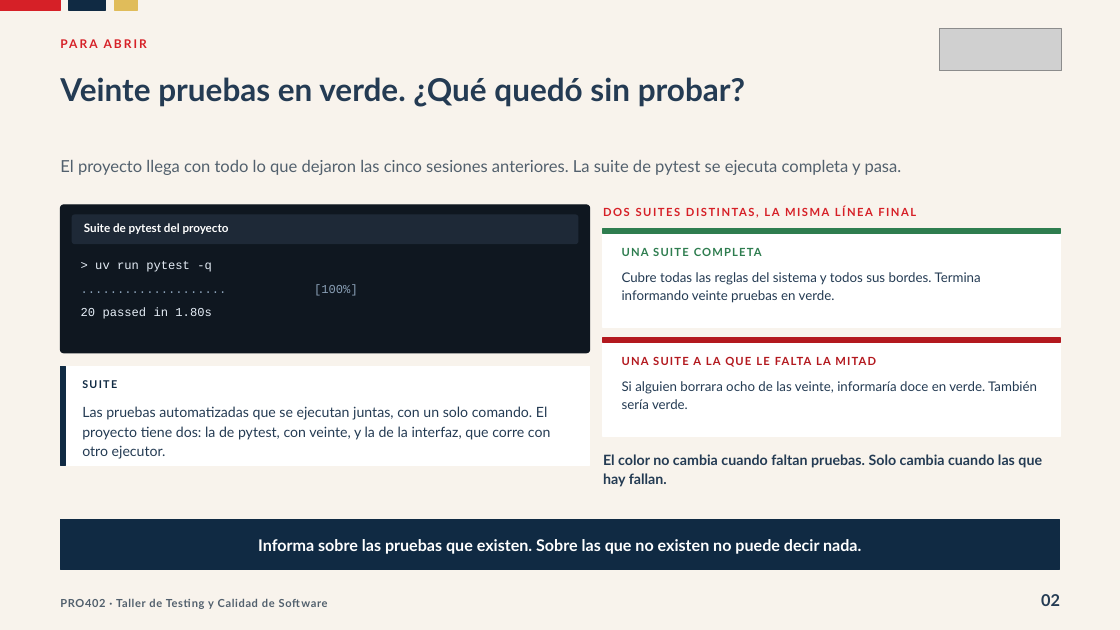
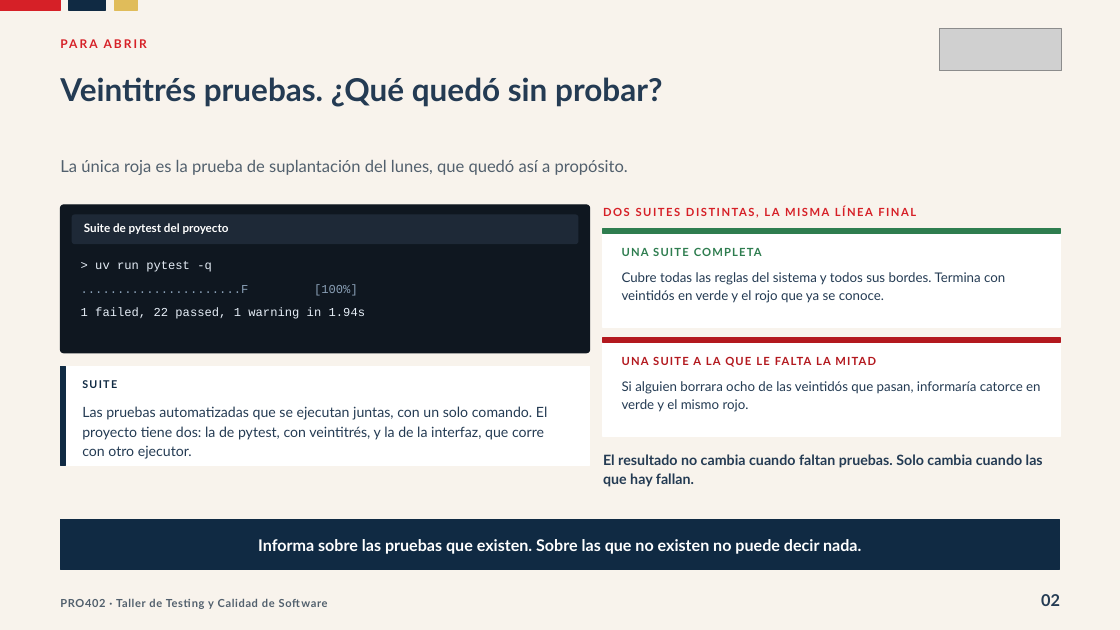
Before and after one commit to Dieg0Code/pro402-taller-de-testing-2026, a slide deck: slide 2 of clases/semana-05/02/ppt/Clase-14-Que-Se-Decidio-Probar.pptx. Drawn at 1120x630 pixels with LibreOffice and Linux fonts; fonts in the diff are those of the drawing; grey boxes stand for pictures. Boxes give left, top, right and bottom in pixels: in the first picture for what was removed or moved away, otherwise in the second. Text is boxed around its words. In the diff, an @@ line names an element or a change of style, - is before the commit and + after.

```diff
--- a/clases/semana-05/02/ppt/Clase-14-Que-Se-Decidio-Probar.pptx
+++ b/clases/semana-05/02/ppt/Clase-14-Que-Se-Decidio-Probar.pptx
@@ text at (60,77,662,107): text changed @@
-Veinte pruebas en verde. ¿Qué quedó sin probar?
+Veintitrés pruebas. ¿Qué quedó sin probar?
@@ text at (60,160,628,175): text changed @@
-El proyecto llega con todo lo que dejaron las cinco sesiones anteriores. La suite de pytest se ejecuta completa y pasa.
+La única roja es la prueba de suplantación del lunes, que quedó así a propósito.
@@ text at (81,284,358,296): text changed @@
-.................... [100%]
+......................F [100%]
@@ text at (622,272,1005,303): text changed @@
-Cubre todas las reglas del sistema y todos sus bordes. Termina informando veinte pruebas en verde.
+Cubre todas las reglas del sistema y todos sus bordes. Termina con veintidós en verde y el rojo que ya se conoce.
@@ text at (81,307,365,319): text changed @@
-20 passed in 1.80s
+1 failed, 22 passed, 1 warning in 1.94s
@@ text at (622,381,1040,412): text changed @@
-Si alguien borrara ocho de las veinte, informaría doce en verde. También sería verde.
+Si alguien borrara ocho de las veintidós que pasan, informaría catorce en verde y el mismo rojo.
@@ text at (82,406,547,459): text changed @@
-Las pruebas automatizadas que se ejecutan juntas, con un solo comando. El proyecto tiene dos: la de pytest, con veinte, y la de la interfaz, que corre con otro ejecutor.
+Las pruebas automatizadas que se ejecutan juntas, con un solo comando. El proyecto tiene dos: la de pytest, con veintitrés, y la de la interfaz, que corre con otro ejecutor.
@@ text at (603,454,1043,487): text changed @@
-El color no cambia cuando faltan pruebas. Solo cambia cuando las que hay fallan.
+El resultado no cambia cuando faltan pruebas. Solo cambia cuando las que hay fallan.
```
Also in this commit, not shown: 23 other slides changed, 2 other files.
